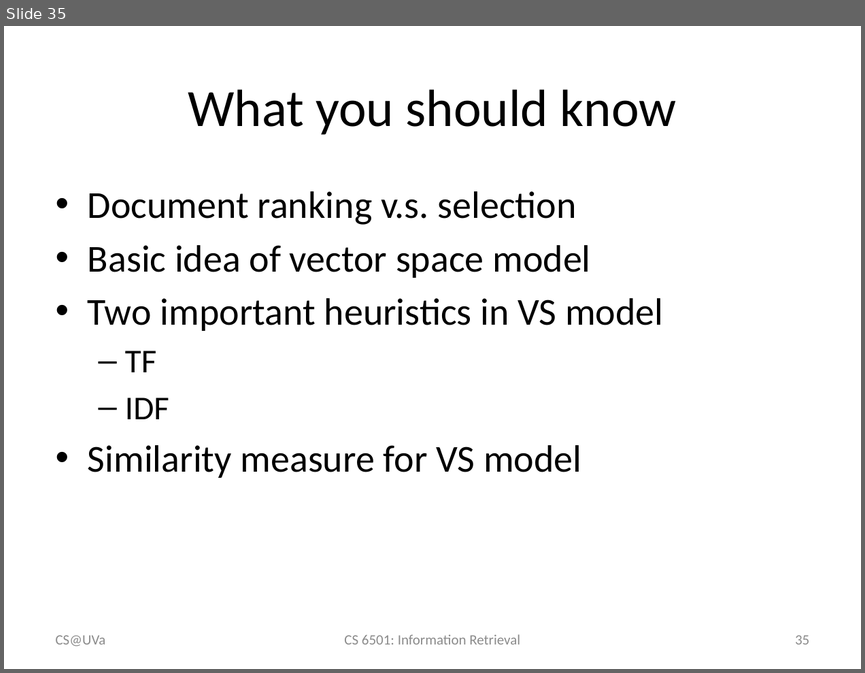
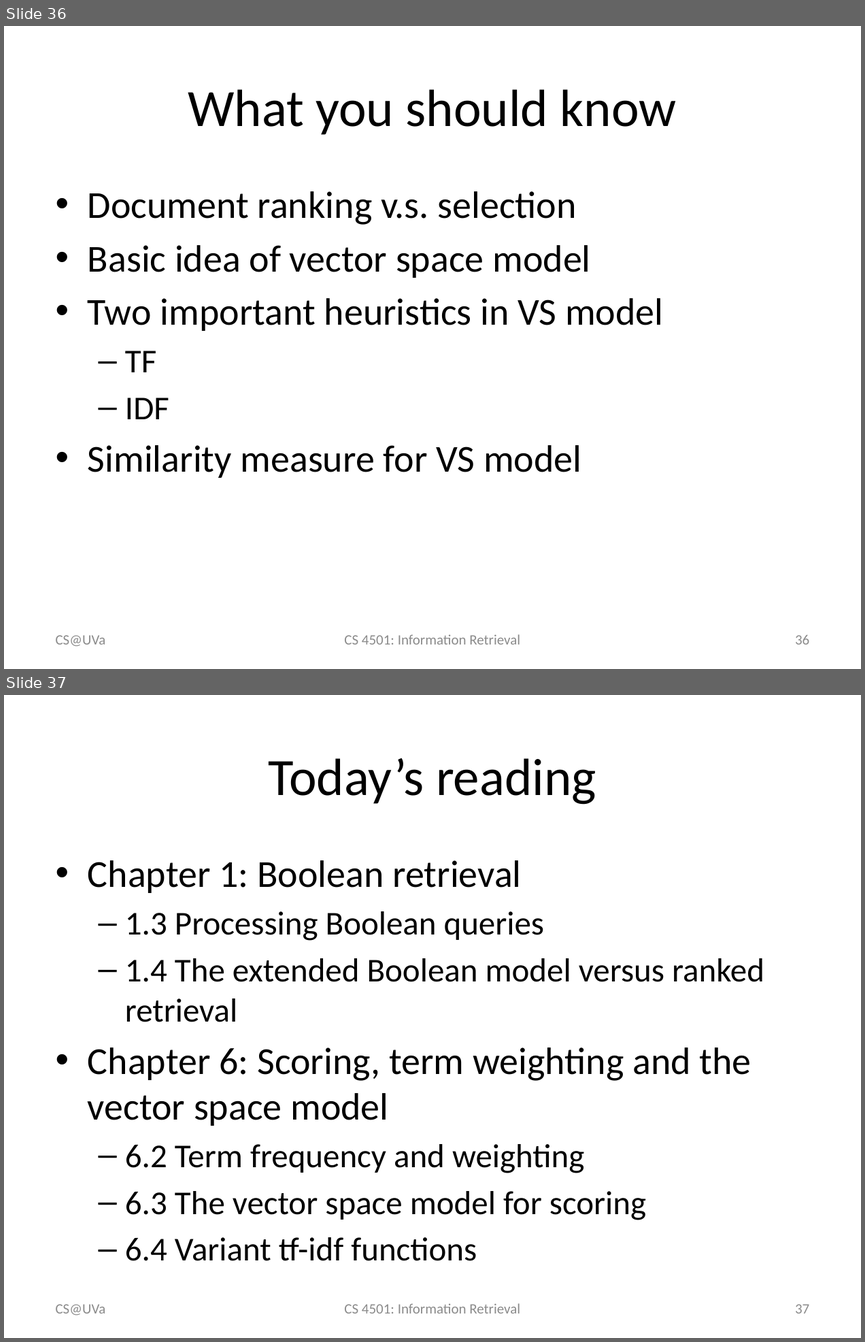
Before and after one commit to wang296/IR2015, a slide deck: docs/Boolean&VS model.pptx. Shown one above the other, each under a label of ours: slide 35 before the commit, slides 36 and 37 after it. The pictures are 865x673 and 865x1342 pixels, drawn with LibreOffice and Linux fonts; fonts in the diff are those of the drawing. Boxes give left, top, right and bottom in pixels: in the first picture for what was removed or moved away, otherwise in the second. Text is boxed around its words. In the diff, an @@ line names an element or a change of style, - is before the commit and + after.

```diff
--- a/docs/Boolean&VS model.pptx
+++ b/docs/Boolean&VS model.pptx
@@ slide 37 added at bbox=[4, 695, 861, 1338], background #FFFFFF @@
@@ title added at bbox=[269, 758, 596, 804], 44 pt, text #000000 @@
+Today’s reading
@@ text added at bbox=[88, 860, 764, 1261], 28 pt, text #000000 @@
+• Chapter 1: Boolean retrieval
+  – 1.3 Processing Boolean queries
+  – 1.4 The extended Boolean model versus ranked retrieval
+• Chapter 6: Scoring, term weighting and the vector space model
+  – 6.2 Term frequency and weighting
+  – 6.3 The vector space model for scoring
+  – 6.4 Variant tf-idf functions
@@ text added at bbox=[56, 1304, 106, 1315], 12 pt, text #8C8C8C @@
+CS@UVa
@@ text added at bbox=[344, 1303, 520, 1313], 12 pt, text #8C8C8C @@
+CS 4501: Information Retrieval
@@ page number added at bbox=[795, 1304, 809, 1313], 12 pt, text #8C8C8C @@
+37
@@ what was slide 35 is now slide 36 @@
@@ slide 36 changed as well @@
@@ text at bbox=[344, 634, 520, 644]: text changed @@
-CS 6501: Information Retrieval
+CS 4501: Information Retrieval
@@ page number at bbox=[795, 635, 809, 644]: text changed @@
-35
+36
```
Also in this commit, not shown: 32 other slides changed, 1 other slide added, 5 other files.
